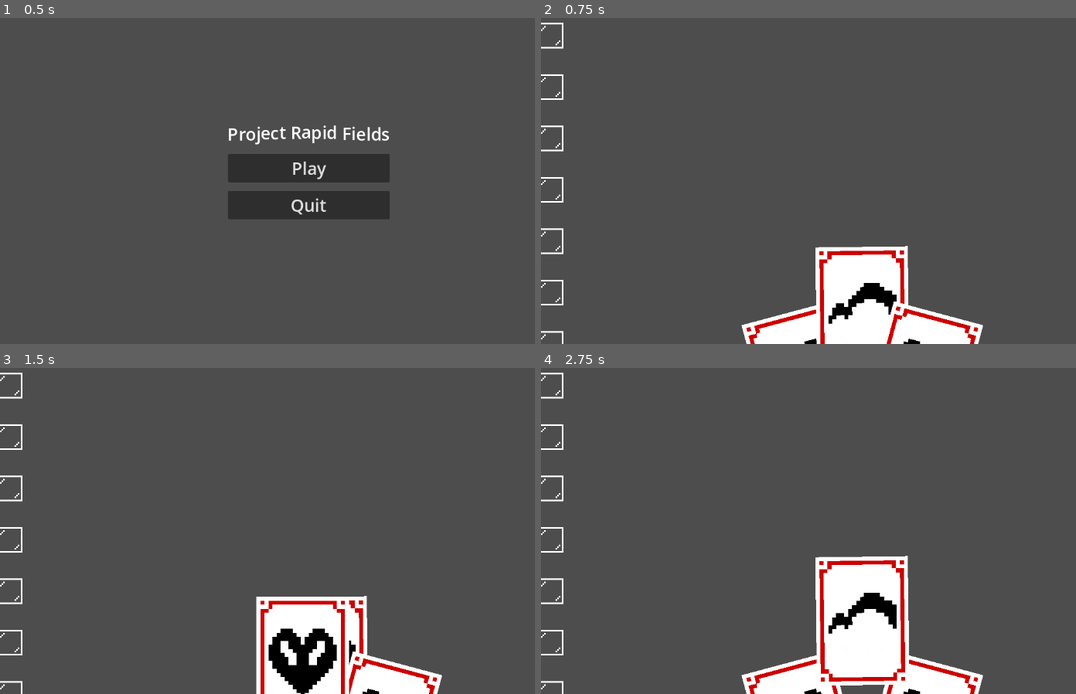
Above: before the commit, frames 1-4 (two rows, left to right).
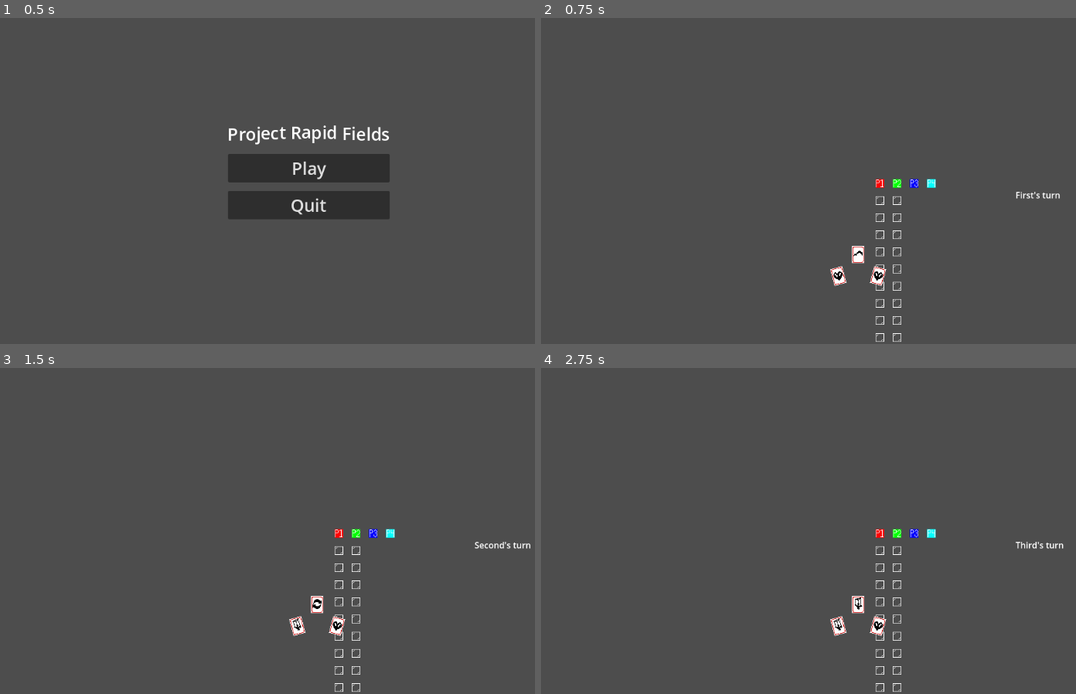
Above: after the commit, the same moments.

Repository: TheRoadstr/rapid-fields
Game: Godot game, scene res://scenes/main_menu.tscn
Same seed, same stepped clock (60 frames per second), same inputs: the game is played once before the commit and once after it.
Inputs (mouse positions are in pixels of both pictures, inside the frame that each line leads up to):
- Up to frame 1 (0.5 s): no input
- Up to frame 2 (0.75 s): click "Play" at 0.5 s
- Up to frame 3 (1.5 s): tap Enter at 1.25 s; drag from (197, 674) to (369, 442) at 1.27 s
- Up to frame 4 (2.75 s): drag from (813, 596) to (819, 589) at 2.02 s

Frame 1 is identical in both runs. In frame 2, 8.3% of the frame differs, in the area x 0-97%, y 1-100%; in frame 3, 8.2%; in frame 4, 10%, in the area x 0-98%, y 1-100%.

Commit message:
Bug Fixes

Diff:
--- a/scenes/main.tscn
+++ b/scenes/main.tscn
@@ -50,24 +50,18 @@
 offset_bottom = 57.0
 text = "hello world"
 
-[node name="Camera2D" type="Camera2D" parent="."]
-position = Vector2(274, 428)
-zoom = Vector2(3, 3)
+[node name="CardManager" parent="." instance=ExtResource("2_jyhfs")]
+offset_left = 254.0
+offset_top = 503.0
+offset_right = 254.0
+offset_bottom = 503.0
 
-[node name="AspectRatioContainer" type="AspectRatioContainer" parent="Camera2D"]
-offset_left = -20.0
-offset_top = 75.0
-offset_right = -20.0
-offset_bottom = 75.0
-scale = Vector2(2.5, 2.5)
-
-[node name="CardManager" parent="Camera2D/AspectRatioContainer" instance=ExtResource("2_jyhfs")]
-layout_mode = 2
-
-[node name="Hand1" type="Control" parent="Camera2D/AspectRatioContainer/CardManager"]
+[node name="Hand1" type="Control" parent="CardManager"]
 anchors_preset = 0
-offset_top = 5.0
-offset_bottom = 5.0
+offset_left = -249.0
+offset_top = -322.0
+offset_right = -249.0
+offset_bottom = -322.0
 script = ExtResource("3_tbgi4")
 max_hand_spread = 150
 hand_rotation_curve = SubResource("Curve_tbgi4")
@@ -75,10 +69,12 @@
 enable_drop_zone = false
 metadata/_custom_type_script = "uid://drxn3v800anj1"
 
-[node name="Hand2" type="Control" parent="Camera2D/AspectRatioContainer/CardManager"]
+[node name="Hand2" type="Control" parent="CardManager"]
 anchors_preset = 0
-offset_top = 5.0
-offset_bottom = 5.0
+offset_left = -249.0
+offset_top = -322.0
+offset_right = -249.0
+offset_bottom = -322.0
 script = ExtResource("3_tbgi4")
 max_hand_spread = 150
 hand_rotation_curve = SubResource("Curve_tbgi4")
@@ -86,10 +82,12 @@
 enable_drop_zone = false
 metadata/_custom_type_script = "uid://drxn3v800anj1"
 
-[node name="Hand3" type="Control" parent="Camera2D/AspectRatioContainer/CardManager"]
+[node name="Hand3" type="Control" parent="CardManager"]
 anchors_preset = 0
-offset_top = 5.0
-offset_bottom = 5.0
+offset_left = -249.0
+offset_top = -322.0
+offset_right = -249.0
+offset_bottom = -322.0
 script = ExtResource("3_tbgi4")
 max_hand_spread = 150
 hand_rotation_curve = SubResource("Curve_tbgi4")
@@ -97,12 +95,16 @@
 enable_drop_zone = false
 metadata/_custom_type_script = "uid://drxn3v800anj1"
 
-[node name="Hand4" type="Control" parent="Camera2D/AspectRatioContainer/CardManager"]
+[node name="Hand4" type="Control" parent="CardManager"]
 anchors_preset = 0
-offset_top = 5.0
-offset_bottom = 5.0
+offset_left = -249.0
+offset_top = -322.0
+offset_right = -249.0
+offset_bottom = -322.0
 script = ExtResource("3_tbgi4")
 max_hand_spread = 150
 hand_rotation_curve = SubResource("Curve_tbgi4")
 hand_vertical_curve = SubResource("Curve_tefeu")
 metadata/_custom_type_script = "uid://drxn3v800anj1"
+
+[node name="Camera2D" type="Camera2D" parent="."]
--- a/scripts/main.gd
+++ b/scripts/main.gd
@@ -4,10 +4,10 @@
 @onready var player_layer: TileMapLayer = $PlayerLayer
 @onready var label: Label = $Label
 
-@onready var card_manager: CardManager = $Camera2D/AspectRatioContainer/CardManager
-@onready var card_factory: CardFactory = $Camera2D/AspectRatioContainer/CardManager/CardFactory
+@onready var card_manager: CardManager = $CardManager
+@onready var card_factory: CardFactory = $CardManager/CardFactory
 
-@onready var hands = [$Camera2D/AspectRatioContainer/CardManager/Hand1, $Camera2D/AspectRatioContainer/CardManager/Hand2, $Camera2D/AspectRatioContainer/CardManager/Hand3, $Camera2D/AspectRatioContainer/CardManager/Hand4]
+@onready var hands = [$CardManager/Hand1, $CardManager/Hand2, $CardManager/Hand3, $CardManager/Hand4]
 
 var rng = RandomNumberGenerator.new()
 
@@ -40,7 +40,7 @@
 
 func _input(event):
 	if event is InputEventMouseButton and event.pressed and event.button_index == MOUSE_BUTTON_LEFT:
-		var playerposition = event.position
+		var playerposition = get_global_mouse_position()
 		click = [int(floor(playerposition[0] / 16)), int(floor(playerposition[1] / 16))]
 		print("Mouse Click at: ", click)
 
@@ -97,11 +97,9 @@
 	print("Starting game loop")
 	while game_over == false:
 		var index = 0
-		while index < 5:
-			if index == 4:
-				index = 0
-			if bunny_alive[index]:
-				match index:
+		for i in range(4):
+			if bunny_alive[i]:
+				match i:
 					0:
 						label.text = "First's turn"
 						hands[0].visible = true
@@ -117,20 +115,25 @@
 
 				await wait_for_click()
 				clicking = false
-				if click in glass and click[1] == bunny_coords[index][1] + 2:
-					player_layer.erase_cell(Vector2i(bunny_coords[index][0], bunny_coords[index][1]))
-					bunny_coords[index][0] = click[0]
-					bunny_coords[index][1] = click[1]
-					player_layer.set_cell(Vector2i(bunny_coords[index][0], bunny_coords[index][1]), 0, Vector2i(index, 0))
-					print("Moved player ", index + 1, " to coordinates [", bunny_coords[index][0], ", ", bunny_coords[index][1], "]")
-					if bunny_coords[index] in dangers:
-						bunny_alive[index] = false
-						print("Player ", index + 1, " has perished!")
-					index += 1
-			else:
-				index += 1
+				if click in glass and click[1] == bunny_coords[i][1] + 2:
+					player_layer.erase_cell(Vector2i(bunny_coords[i][0], bunny_coords[i][1]))
+					bunny_coords[i][0] = click[0]
+					bunny_coords[i][1] = click[1]
+					player_layer.set_cell(Vector2i(bunny_coords[i][0], bunny_coords[i][1]), 0, Vector2i(i, 0))
+					print("Moved player ", i + 1, " to coordinates [", bunny_coords[i][0], ", ", bunny_coords[i][1], "]")
 
-			hands[index].visible = false
+					if bunny_coords[i] in dangers:
+						bunny_alive[i] = false
+						player_layer.erase_cell(Vector2i(bunny_coords[i][0], bunny_coords[i][1]))
+						bunny_coords[i] = [-255, -255]
+						print("Player ", i + 1, " has perished!")
+
+					for t in range(4):
+						if t != i:
+							player_layer.set_cell(Vector2i(bunny_coords[t][0], bunny_coords[t][1]), 0, Vector2i(t, 0))
+
+			if i < 4:
+				hands[i].visible = false
 
 		if !mad_alive and !homeless_alive and !crazy_alive and !ribbit_alive:
 			game_over = true
